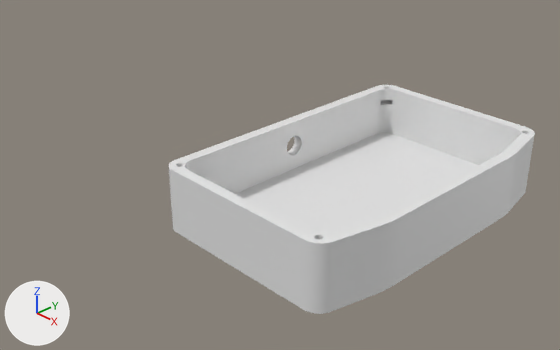
An edit to the Blender file [2026] Arcade Keypad/20 Box.blend, drawn before and after from the same camera.
Both versions are drawn from a 50 mm lens placed at (0.648, -0.484, 0.308), pointed at (0.145, -0.002, -0.037). Every picture has the same lights, and +X, +Y and +Z are marked at lower left. The older version comes first.

The scene before the commit, as lines of its bpy script (objects in view):
```python
me_cube_005 = bpy.data.meshes.new('Cube.005')
me_cube_005.from_pydata(...)  # 6015 vertices, 3021 faces; spans x -0.097..0.097, y -0.147..0.147, z -0.035..0.025
me_cube_005.materials.append(mat_material_007)  # white #e7e7e7
ob_cube_003 = bpy.data.objects.new('Cube.003', me_cube_005)
ob_cube_003.location = (0.25, 0.0, 0.0)
```
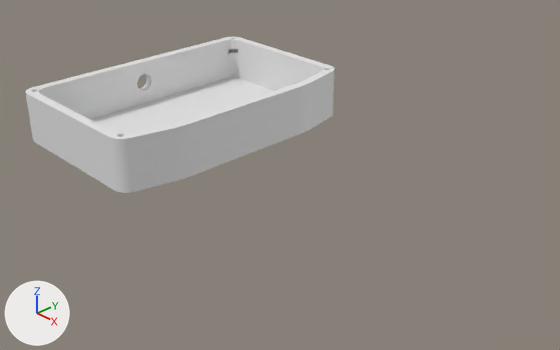
What differs and where, as boxes (x1, y1, x2, y2) in the pictures (560 x 350 px; the box of a moved part takes in the faces that stretch with it):
'Cube.003', reshaped, moved (16% narrower, 32% shorter): before (169, 85, 535, 314); after (25, 37, 334, 193)
part 1 of me_cube_005, moved or reshaped: before (169, 134, 535, 314); after (26, 71, 334, 193)

Patch to the scene script:
```diff
--- a/[2026] Arcade Keypad/20 Box.blend.py
+++ b/[2026] Arcade Keypad/20 Box.blend.py
@@ me_cube_005 @@
 # used by ob_cube_003; location = (0.25, 0.0, 0.0)
-me_cube_005.from_pydata(...)  # 6015 vertices, 3021 faces; spans x -0.097..0.097, y -0.147..0.147, z -0.035..0.025
+me_cube_005.from_pydata(...)  # 6016 vertices, 3021 faces; spans x -0.097..0.097, y -0.147..0.147, z -0.03..0.025
+# me_cube_005 part 1: 605 vertices moved from x -0.097..0.097, y -0.147..0.147, z -0.035 to x -0.097..0.097, y -0.147..0.147, z -0.03; 1 vertex removed from x -0.097, y 0.133, z -0.035; 2 vertices added at x -0.097, y 0.114..0.133, z -0.03
 me_cube_005.materials.append(mat_material_007)
@@ ob_cube_003 @@
 ob_cube_003 = bpy.data.objects.new('Cube.003', me_cube_005)
-ob_cube_003.location = (0.25, 0.0, 0.0)
+ob_cube_003.location = (0.0, 0.0, 0.0)
```
